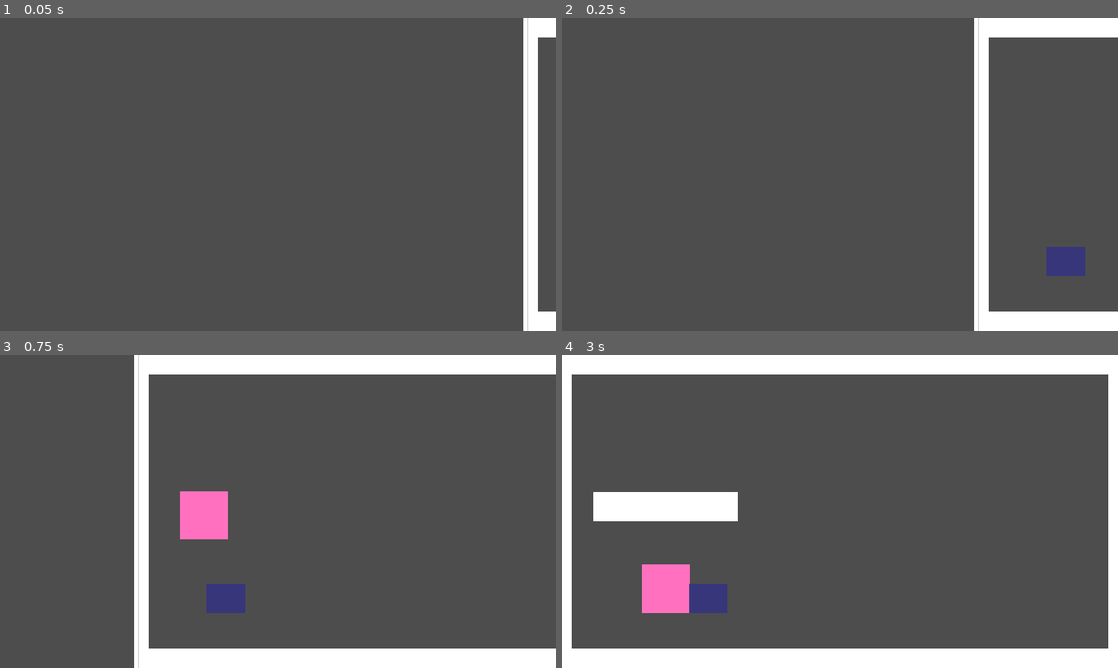
Above: before the commit, frames 1-4 (two rows, left to right).
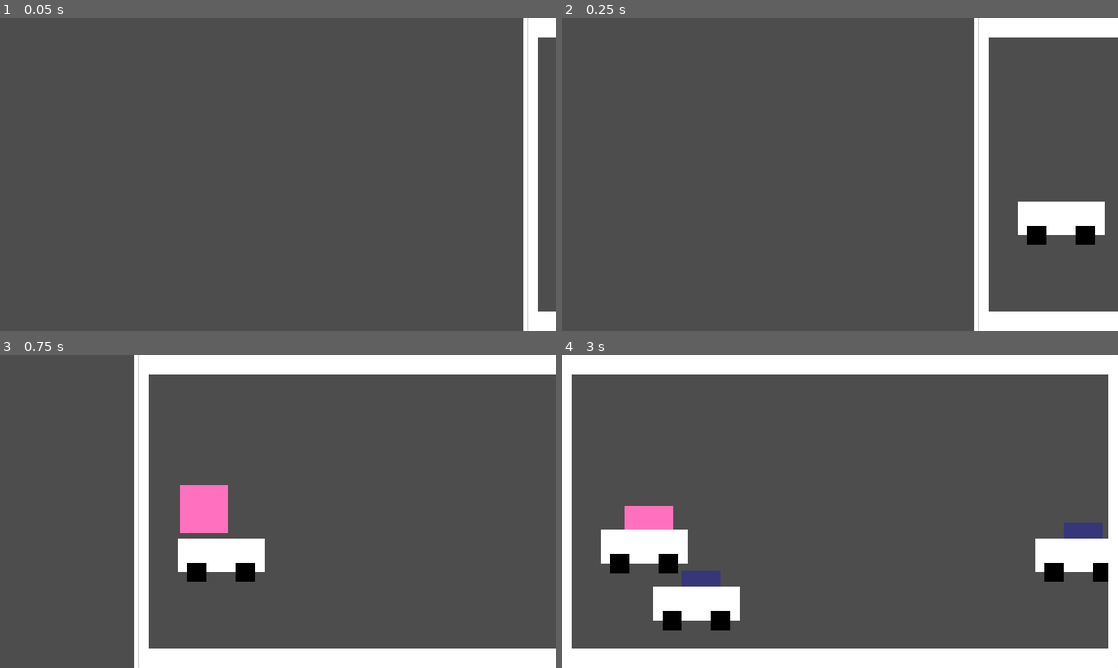
Above: after the commit, the same moments.

Repository: danielr0159/ggj2024
Game: Godot game, scene res://hub.tscn
Same seed, same stepped clock (60 frames per second), same inputs: the game is played once before the commit and once after it. The project has no main scene, so this scene is started directly.
Inputs (mouse positions are in pixels of both pictures, inside the frame that each line leads up to):
- Up to frame 1 (0.05 s): no input
- Up to frame 2 (0.25 s): no input
- Up to frame 3 (0.75 s): move the mouse to (400, 495) at 0.52 s; click (400, 495) at 0.67 s
- Up to frame 4 (3 s): click (840, 511) at 1.25 s; click (840, 511) at 2 s; click (840, 511) at 2.75 s

Frame 1 is identical in both runs. In frame 2, 2.5% of the frame differs, in the area x 82-98%, y 58-83%; in frame 3, 2.9%; in frame 4, 9.4%, in the area x 5-99%, y 43-88%.

Commit message:
Add third minigame

Diff:
--- /dev/null
+++ b/minigames/duel.tscn
@@ -0,0 +1,611 @@
+[gd_scene load_steps=14 format=3 uid="uid://4kdbetd3v6k"]
+
+[ext_resource type="Script" path="res://scripts/duel.gd" id="1_pmpt0"]
+[ext_resource type="PackedScene" uid="uid://c6mx0jvv7chl1" path="res://common/frame.tscn" id="2_3hsuf"]
+
+[sub_resource type="Animation" id="Animation_61q0i"]
+resource_name = "RESET"
+tracks/0/type = "value"
+tracks/0/imported = false
+tracks/0/enabled = true
+tracks/0/path = NodePath(".:position")
+tracks/0/interp = 1
+tracks/0/loop_wrap = true
+tracks/0/keys = {
+"times": PackedFloat32Array(0),
+"transitions": PackedFloat32Array(1),
+"update": 0,
+"values": [Vector2(0, 0)]
+}
+tracks/1/type = "value"
+tracks/1/imported = false
+tracks/1/enabled = true
+tracks/1/path = NodePath("Pig:visible")
+tracks/1/interp = 1
+tracks/1/loop_wrap = true
+tracks/1/keys = {
+"times": PackedFloat32Array(0),
+"transitions": PackedFloat32Array(1),
+"update": 1,
+"values": [true]
+}
+tracks/2/type = "value"
+tracks/2/imported = false
+tracks/2/enabled = true
+tracks/2/path = NodePath("ProxyPig:position")
+tracks/2/interp = 1
+tracks/2/loop_wrap = true
+tracks/2/keys = {
+"times": PackedFloat32Array(0),
+"transitions": PackedFloat32Array(1),
+"update": 0,
+"values": [Vector2(174, 400)]
+}
+tracks/3/type = "value"
+tracks/3/imported = false
+tracks/3/enabled = true
+tracks/3/path = NodePath("ProxyPig:visible")
+tracks/3/interp = 1
+tracks/3/loop_wrap = true
+tracks/3/keys = {
+"times": PackedFloat32Array(0),
+"transitions": PackedFloat32Array(1),
+"update": 1,
+"values": [false]
+}
+tracks/4/type = "value"
+tracks/4/imported = false
+tracks/4/enabled = true
+tracks/4/path = NodePath("Pig:position")
+tracks/4/interp = 1
+tracks/4/loop_wrap = true
+tracks/4/keys = {
+"times": PackedFloat32Array(0),
+"transitions": PackedFloat32Array(1),
+"update": 0,
+"values": [Vector2(180, 400)]
+}
+tracks/5/type = "value"
+tracks/5/imported = false
+tracks/5/enabled = true
+tracks/5/path = NodePath("Cat:visible")
+tracks/5/interp = 1
+tracks/5/loop_wrap = true
+tracks/5/keys = {
+"times": PackedFloat32Array(0),
+"transitions": PackedFloat32Array(1),
+"update": 1,
+"values": [true]
+}
+tracks/6/type = "value"
+tracks/6/imported = false
+tracks/6/enabled = true
+tracks/6/path = NodePath("Cat:position")
+tracks/6/interp = 1
+tracks/6/loop_wrap = true
+tracks/6/keys = {
+"times": PackedFloat32Array(0),
+"transitions": PackedFloat32Array(1),
+"update": 0,
+"values": [Vector2(800, 380)]
+}
+
+[sub_resource type="Animation" id="Animation_ipj1v"]
+resource_name = "enter"
+tracks/0/type = "value"
+tracks/0/imported = false
+tracks/0/enabled = true
+tracks/0/path = NodePath(".:position")
+tracks/0/interp = 1
+tracks/0/loop_wrap = true
+tracks/0/keys = {
+"times": PackedFloat32Array(0, 1),
+"transitions": PackedFloat32Array(1, 1),
+"update": 0,
+"values": [Vector2(1152, 0), Vector2(0, 0)]
+}
+tracks/1/type = "value"
+tracks/1/imported = false
+tracks/1/enabled = true
+tracks/1/path = NodePath("Pig:visible")
+tracks/1/interp = 1
+tracks/1/loop_wrap = true
+tracks/1/keys = {
+"times": PackedFloat32Array(0, 0.7),
+"transitions": PackedFloat32Array(1, 1),
+"update": 1,
+"values": [false, true]
+}
+tracks/2/type = "value"
+tracks/2/imported = false
+tracks/2/enabled = true
+tracks/2/path = NodePath("ProxyPig:position:x")
+tracks/2/interp = 1
+tracks/2/loop_wrap = true
+tracks/2/keys = {
+"times": PackedFloat32Array(0, 0.5, 1),
+"transitions": PackedFloat32Array(1, 0.5, 1),
+"update": 0,
+"values": [0.0, 0.0, 180.0]
+}
+tracks/3/type = "value"
+tracks/3/imported = false
+tracks/3/enabled = true
+tracks/3/path = NodePath("ProxyPig:position:y")
+tracks/3/interp = 1
+tracks/3/loop_wrap = true
+tracks/3/keys = {
+"times": PackedFloat32Array(0, 0.5, 1),
+"transitions": PackedFloat32Array(1, 3, 1),
+"update": 0,
+"values": [360.0, 360.0, 400.0]
+}
+tracks/4/type = "value"
+tracks/4/imported = false
+tracks/4/enabled = true
+tracks/4/path = NodePath("ProxyPig:visible")
+tracks/4/interp = 1
+tracks/4/loop_wrap = true
+tracks/4/keys = {
+"times": PackedFloat32Array(0, 0.5, 0.7),
+"transitions": PackedFloat32Array(1, 1, 1),
+"update": 1,
+"values": [false, true, false]
+}
+tracks/5/type = "value"
+tracks/5/imported = false
+tracks/5/enabled = true
+tracks/5/path = NodePath("Pig:position:x")
+tracks/5/interp = 1
+tracks/5/loop_wrap = true
+tracks/5/keys = {
+"times": PackedFloat32Array(0, 0.5, 1),
+"transitions": PackedFloat32Array(1, 0.5, 1),
+"update": 0,
+"values": [0.0, 0.0, 180.0]
+}
+tracks/6/type = "value"
+tracks/6/imported = false
+tracks/6/enabled = true
+tracks/6/path = NodePath("Pig:position:y")
+tracks/6/interp = 1
+tracks/6/loop_wrap = true
+tracks/6/keys = {
+"times": PackedFloat32Array(0, 0.5, 1),
+"transitions": PackedFloat32Array(1, 3, 1),
+"update": 0,
+"values": [360.0, 360.0, 400.0]
+}
+
+[sub_resource type="Animation" id="Animation_24mam"]
+resource_name = "exit"
+tracks/0/type = "value"
+tracks/0/imported = false
+tracks/0/enabled = true
+tracks/0/path = NodePath("Pig:visible")
+tracks/0/interp = 1
+tracks/0/loop_wrap = true
+tracks/0/keys = {
+"times": PackedFloat32Array(0, 0.3),
+"transitions": PackedFloat32Array(1, 1),
+"update": 1,
+"values": [true, false]
+}
+tracks/1/type = "value"
+tracks/1/imported = false
+tracks/1/enabled = true
+tracks/1/path = NodePath("ProxyPig:position:x")
+tracks/1/interp = 1
+tracks/1/loop_wrap = true
+tracks/1/keys = {
+"times": PackedFloat32Array(0, 0.5, 1),
+"transitions": PackedFloat32Array(3, 1, 1),
+"update": 0,
+"values": [800.0, 1152.0, 1152.0]
+}
+tracks/2/type = "value"
+tracks/2/imported = false
+tracks/2/enabled = true
+tracks/2/path = NodePath("ProxyPig:position:y")
+tracks/2/interp = 1
+tracks/2/loop_wrap = true
+tracks/2/keys = {
+"times": PackedFloat32Array(0, 0.5, 1),
+"transitions": PackedFloat32Array(0.5, 1, 1),
+"update": 0,
+"values": [380.0, 360.0, 360.0]
+}
+tracks/3/type = "value"
+tracks/3/imported = false
+tracks/3/enabled = true
+tracks/3/path = NodePath("ProxyPig:visible")
+tracks/3/interp = 1
+tracks/3/loop_wrap = true
+tracks/3/keys = {
+"times": PackedFloat32Array(0, 0.3, 0.5),
+"transitions": PackedFloat32Array(1, 1, 1),
+"update": 1,
+"values": [false, true, false]
+}
+tracks/4/type = "value"
+tracks/4/imported = false
+tracks/4/enabled = true
+tracks/4/path = NodePath("Pig:position:x")
+tracks/4/interp = 1
+tracks/4/loop_wrap = true
+tracks/4/keys = {
+"times": PackedFloat32Array(0, 0.5, 1),
+"transitions": PackedFloat32Array(3, 1, 1),
+"update": 0,
+"values": [800.0, 1152.0, 1152.0]
+}
+tracks/5/type = "value"
+tracks/5/imported = false
+tracks/5/enabled = true
+tracks/5/path = NodePath("Pig:position:y")
+tracks/5/interp = 1
+tracks/5/loop_wrap = true
+tracks/5/keys = {
+"times": PackedFloat32Array(0, 0.5, 1),
+"transitions": PackedFloat32Array(0.5, 1, 1),
+"update": 0,
+"values": [380.0, 360.0, 360.0]
+}
+tracks/6/type = "value"
+tracks/6/imported = false
+tracks/6/enabled = true
+tracks/6/path = NodePath(".:position")
+tracks/6/interp = 1
+tracks/6/loop_wrap = true
+tracks/6/keys = {
+"times": PackedFloat32Array(0, 1),
+"transitions": PackedFloat32Array(1, 1),
+"update": 0,
+"values": [Vector2(0, 0), Vector2(-1152, 0)]
+}
+tracks/7/type = "value"
+tracks/7/imported = false
+tracks/7/enabled = true
+tracks/7/path = NodePath("Cat:visible")
+tracks/7/interp = 1
+tracks/7/loop_wrap = true
+tracks/7/keys = {
+"times": PackedFloat32Array(0),
+"transitions": PackedFloat32Array(1),
+"update": 1,
+"values": [false]
+}
+
+[sub_resource type="Animation" id="Animation_r1jpy"]
+resource_name = "lose"
+tracks/0/type = "value"
+tracks/0/imported = false
+tracks/0/enabled = true
+tracks/0/path = NodePath("Pig:position:x")
+tracks/0/interp = 1
+tracks/0/loop_wrap = true
+tracks/0/keys = {
+"times": PackedFloat32Array(0, 1),
+"transitions": PackedFloat32Array(0.7, 1),
+"update": 0,
+"values": [594.0, 650.0]
+}
+tracks/1/type = "value"
+tracks/1/imported = false
+tracks/1/enabled = true
+tracks/1/path = NodePath("Pig:position:y")
+tracks/1/interp = 1
+tracks/1/loop_wrap = true
+tracks/1/keys = {
+"times": PackedFloat32Array(0, 1),
+"transitions": PackedFloat32Array(3, 1),
+"update": 0,
+"values": [206.0, 1000.0]
+}
+tracks/2/type = "value"
+tracks/2/imported = false
+tracks/2/enabled = true
+tracks/2/path = NodePath("Cat:position:x")
+tracks/2/interp = 1
+tracks/2/loop_wrap = true
+tracks/2/keys = {
+"times": PackedFloat32Array(0, 1),
+"transitions": PackedFloat32Array(0.7, 1),
+"update": 0,
+"values": [378.0, 180.0]
+}
+tracks/3/type = "value"
+tracks/3/imported = false
+tracks/3/enabled = true
+tracks/3/path = NodePath("Cat:position:y")
+tracks/3/interp = 1
+tracks/3/loop_wrap = true
+tracks/3/keys = {
+"times": PackedFloat32Array(0, 1),
+"transitions": PackedFloat32Array(3, 1),
+"update": 0,
+"values": [257.0, 400.0]
+}
+
+[sub_resource type="Animation" id="Animation_l2a5f"]
+resource_name = "win"
+tracks/0/type = "value"
+tracks/0/imported = false
+tracks/0/enabled = true
+tracks/0/path = NodePath("Pig:position:x")
+tracks/0/interp = 1
+tracks/0/loop_wrap = true
+tracks/0/keys = {
+"times": PackedFloat32Array(0, 1),
+"transitions": PackedFloat32Array(0.7, 1),
+"update": 0,
+"values": [594.0, 800.0]
+}
+tracks/1/type = "value"
+tracks/1/imported = false
+tracks/1/enabled = true
+tracks/1/path = NodePath("Pig:position:y")
+tracks/1/interp = 1
+tracks/1/loop_wrap = true
+tracks/1/keys = {
+"times": PackedFloat32Array(0, 1),
+"transitions": PackedFloat32Array(3, 1),
+"update": 0,
+"values": [206.0, 380.0]
+}
+tracks/2/type = "value"
+tracks/2/imported = false
+tracks/2/enabled = true
+tracks/2/path = NodePath("Cat:position:x")
+tracks/2/interp = 1
+tracks/2/loop_wrap = true
+tracks/2/keys = {
+"times": PackedFloat32Array(0, 1),
+"transitions": PackedFloat32Array(0.7, 1),
+"update": 0,
+"values": [378.0, 300.0]
+}
+tracks/3/type = "value"
+tracks/3/imported = false
+tracks/3/enabled = true
+tracks/3/path = NodePath("Cat:position:y")
+tracks/3/interp = 1
+tracks/3/loop_wrap = true
+tracks/3/keys = {
+"times": PackedFloat32Array(0, 1),
+"transitions": PackedFloat32Array(3, 1),
+"update": 0,
+"values": [257.0, 1000.0]
+}
+
+[sub_resource type="Animation" id="Animation_lnxa5"]
+resource_name = "duel"
+length = 10.0
+tracks/0/type = "value"
+tracks/0/imported = false
+tracks/0/enabled = true
+tracks/0/path = NodePath("Pig:position:x")
+tracks/0/interp = 1
+tracks/0/loop_wrap = true
+tracks/0/keys = {
+"times": PackedFloat32Array(0, 10),
+"transitions": PackedFloat32Array(0.3, 1),
+"update": 0,
+"values": [180.0, 378.0]
+}
+tracks/1/type = "value"
+tracks/1/imported = false
+tracks/1/enabled = true
+tracks/1/path = NodePath("Pig:position:y")
+tracks/1/interp = 1
+tracks/1/loop_wrap = true
+tracks/1/keys = {
+"times": PackedFloat32Array(0, 10),
+"transitions": PackedFloat32Array(0.1, 1),
+"update": 0,
+"values": [400.0, 257.0]
+}
+tracks/2/type = "value"
+tracks/2/imported = false
+tracks/2/enabled = true
+tracks/2/path = NodePath("Cat:position:x")
+tracks/2/interp = 1
+tracks/2/loop_wrap = true
+tracks/2/keys = {
+"times": PackedFloat32Array(0, 10),
+"transitions": PackedFloat32Array(0.3, 1),
+"update": 0,
+"values": [800.0, 594.0]
+}
+tracks/3/type = "value"
+tracks/3/imported = false
+tracks/3/enabled = true
+tracks/3/path = NodePath("Cat:position:y")
+tracks/3/interp = 1
+tracks/3/loop_wrap = true
+tracks/3/keys = {
+"times": PackedFloat32Array(0, 10),
+"transitions": PackedFloat32Array(0.1, 1),
+"update": 0,
+"values": [380.0, 206.0]
+}
+
+[sub_resource type="AnimationLibrary" id="AnimationLibrary_1jacl"]
+_data = {
+"RESET": SubResource("Animation_61q0i"),
+"duel": SubResource("Animation_lnxa5"),
+"enter": SubResource("Animation_ipj1v"),
+"exit": SubResource("Animation_24mam"),
+"lose": SubResource("Animation_r1jpy"),
+"win": SubResource("Animation_l2a5f")
+}
+
+[sub_resource type="Animation" id="Animation_fnrt5"]
+resource_name = "RESET"
+tracks/0/type = "value"
+tracks/0/imported = false
+tracks/0/enabled = true
+tracks/0/path = NodePath("Indicator:visible")
+tracks/0/interp = 1
+tracks/0/loop_wrap = true
+tracks/0/keys = {
+"times": PackedFloat32Array(0),
+"transitions": PackedFloat32Array(1),
+"update": 1,
+"values": [false]
+}
+tracks/1/type = "value"
+tracks/1/imported = false
+tracks/1/enabled = true
+tracks/1/path = NodePath("Indicator/NotYet:visible")
+tracks/1/interp = 1
+tracks/1/loop_wrap = true
+tracks/1/keys = {
+"times": PackedFloat32Array(0),
+"transitions": PackedFloat32Array(1),
+"update": 1,
+"values": [true]
+}
+
+[sub_resource type="Animation" id="Animation_jefqd"]
+resource_name = "notyet"
+tracks/0/type = "value"
+tracks/0/imported = false
+tracks/0/enabled = true
+tracks/0/path = NodePath("Indicator:visible")
+tracks/0/interp = 1
+tracks/0/loop_wrap = true
+tracks/0/keys = {
+"times": PackedFloat32Array(0),
+"transitions": PackedFloat32Array(1),
+"update": 1,
+"values": [true]
+}
+tracks/1/type = "value"
+tracks/1/imported = false
+tracks/1/enabled = true
+tracks/1/path = NodePath("Indicator/NotYet:visible")
+tracks/1/interp = 1
+tracks/1/loop_wrap = true
+tracks/1/keys = {
+"times": PackedFloat32Array(0),
+"transitions": PackedFloat32Array(1),
+"update": 1,
+"values": [true]
+}
+
+[sub_resource type="Animation" id="Animation_dq5oh"]
+resource_name = "doit"
+tracks/0/type = "value"
+tracks/0/imported = false
+tracks/0/enabled = true
+tracks/0/path = NodePath("Indicator:visible")
+tracks/0/interp = 1
+tracks/0/loop_wrap = true
+tracks/0/keys = {
+"times": PackedFloat32Array(0),
+"transitions": PackedFloat32Array(1),
+"update": 1,
+"values": [true]
+}
+tracks/1/type = "value"
+tracks/1/imported = false
+tracks/1/enabled = true
+tracks/1/path = NodePath("Indicator/NotYet:visible")
+tracks/1/interp = 1
+tracks/1/loop_wrap = true
+tracks/1/keys = {
+"times": PackedFloat32Array(0),
+"transitions": PackedFloat32Array(1),
+"update": 1,
+"values": [false]
+}
+
+[sub_resource type="AnimationLibrary" id="AnimationLibrary_wxi30"]
+_data = {
+"RESET": SubResource("Animation_fnrt5"),
+"doit": SubResource("Animation_dq5oh"),
+"notyet": SubResource("Animation_jefqd")
+}
+
+[node name="Duel" type="Node2D"]
+script = ExtResource("1_pmpt0")
+
+[node name="Pig" type="Node2D" parent="."]
+position = Vector2(180, 400)
+
+[node name="ColorRect" type="ColorRect" parent="Pig"]
+offset_left = -50.0
+offset_top = -100.0
+offset_right = 50.0
+color = Color(1, 0.443137, 0.74902, 1)
+
+[node name="Cat" type="Node2D" parent="."]
+position = Vector2(800, 380)
+
+[node name="ColorRect" type="ColorRect" parent="Cat"]
+offset_left = -40.0
+offset_top = -60.0
+offset_right = 40.0
+color = Color(0.219608, 0.211765, 0.478431, 1)
+
+[node name="Indicator" type="Node2D" parent="."]
+visible = false
+
+[node name="ColorRect" type="ColorRect" parent="Indicator"]
+offset_left = 481.0
+offset_top = 123.0
+offset_right = 501.0
+offset_bottom = 223.0
+
+[node name="ColorRect2" type="ColorRect" parent="Indicator"]
+offset_left = 450.0
+offset_top = 180.0
+offset_right = 530.0
+offset_bottom = 200.0
+
+[node name="NotYet" type="Node2D" parent="Indicator"]
+
+[node name="ColorRect" type="ColorRect" parent="Indicator/NotYet"]
+offset_left = 520.0
+offset_top = 130.0
+offset_right = 540.0
+offset_bottom = 230.0
+rotation = 0.785398
+color = Color(1, 0, 0, 1)
+
+[node name="ColorRect2" type="ColorRect" parent="Indicator/NotYet"]
+offset_left = 450.0
+offset_top = 145.0
+offset_right = 470.0
+offset_bottom = 245.0
+rotation = -0.785398
+color = Color(1, 0, 0, 1)
+
+[node name="AnimationPlayer" type="AnimationPlayer" parent="."]
+libraries = {
+"": SubResource("AnimationLibrary_1jacl")
+}
+
+[node name="IndicatorAnimation" type="AnimationPlayer" parent="."]
+libraries = {
+"": SubResource("AnimationLibrary_wxi30")
+}
+
+[node name="Frame" parent="." instance=ExtResource("2_3hsuf")]
+
+[node name="ProxyPig" type="Node2D" parent="."]
+visible = false
+z_index = 1
+position = Vector2(174, 400)
+
+[node name="ColorRect" type="ColorRect" parent="ProxyPig"]
+offset_left = -50.0
+offset_top = -100.0
+offset_right = 50.0
+color = Color(1, 0.443137, 0.74902, 1)
+
+[node name="Button" type="Button" parent="."]
+offset_right = 1152.0
+offset_bottom = 648.0
+flat = true
--- /dev/null
+++ b/scripts/duel.gd
@@ -0,0 +1,48 @@
+extends Minigame
+class_name DuelMinigame
+
+const MIN_TIMING = 1
+const MAX_TIMING = 10
+const HIT_WINDOW = 0.5
+
+@onready var indicator_animation: AnimationPlayer = $IndicatorAnimation
+var hit_timing : float = 0.0
+var hit_window : float = HIT_WINDOW
+var resolution : int = 0
+
+# Called when the node enters the scene tree for the first time.
+func _ready() -> void:
+	super()
+	hit_timing = randf_range(MIN_TIMING, MAX_TIMING)
+
+func minigame_start() -> void:
+	anim.play("duel")
+	indicator_animation.play("notyet")
+
+func minigame_stop() -> void:
+	indicator_animation.play("RESET")
+
+func minigame_process(delta: float) -> void:
+	if resolution == 1:
+		do_lose()
+		return
+	if resolution == 2:
+		do_win()
+		return
+	if hit_timing > 0:
+		if hit_timing > delta:
+			hit_timing -= delta
+		else:
+			hit_timing = 0
+			anim.stop(true)
+			indicator_animation.play("doit")
+	elif hit_window > delta:
+		hit_window -= delta
+	else:
+		do_lose()
+
+func action() -> void:
+	if hit_timing > 0:
+		resolution = 1
+	else:
+		resolution = 2
--- a/scripts/hub.gd
+++ b/scripts/hub.gd
@@ -1,17 +1,31 @@
 extends Node2D
 
+const MINIGAMES : Array[PackedScene] = [
+	preload("res://minigames/umbrella.tscn"),
+	preload("res://minigames/drive.tscn"),
+	preload("res://minigames/duel.tscn"),
+]
+
 var difficulty : int = 0
+var unused_minigames : Array[int] = []
 
 # Called when the node enters the scene tree for the first time.
 func _ready() -> void:
-	var minigame : Minigame = preload("res://minigames/umbrella.tscn").instantiate()
-	minigame.next.connect(self._next)
-	add_child(minigame)
-
+	for i in MINIGAMES.size():
+		unused_minigames.push_back(i)
+	_run_minigame()
 
 func _next() -> void:
 	difficulty += 1
-	var minigame : Minigame = preload("res://minigames/drive.tscn").instantiate()
+	_run_minigame()
+
+func _run_minigame() -> void:
+	if unused_minigames.size() == 0:
+		return
+	var which : int = randi_range(0, unused_minigames.size()-1)
+	var game : int = unused_minigames[which]
+	unused_minigames.remove_at(which)
+	var minigame : Minigame = MINIGAMES[game].instantiate()
 	minigame.difficulty = difficulty
 	minigame.next.connect(self._next)
 	add_child(minigame)
